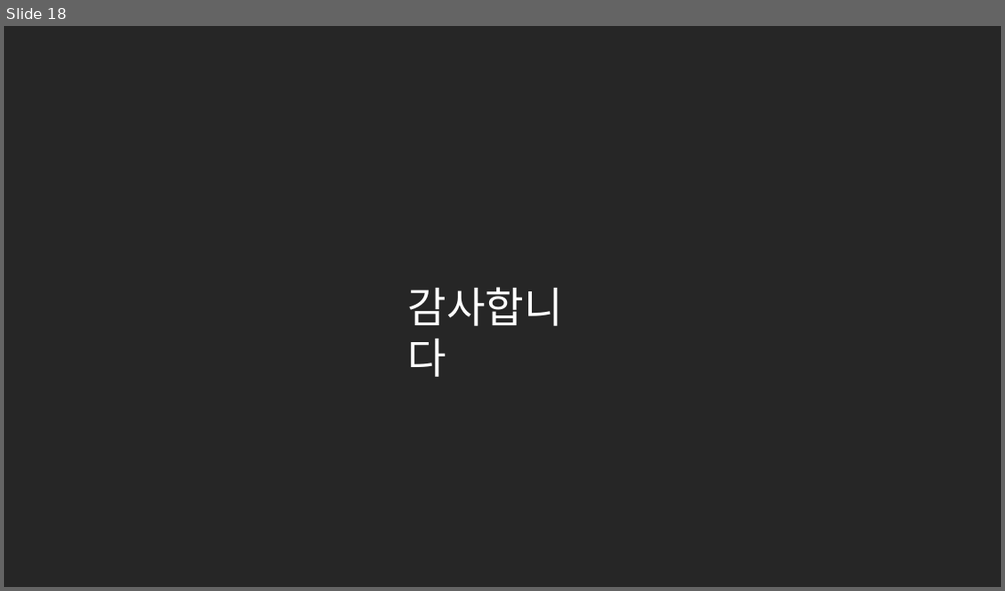
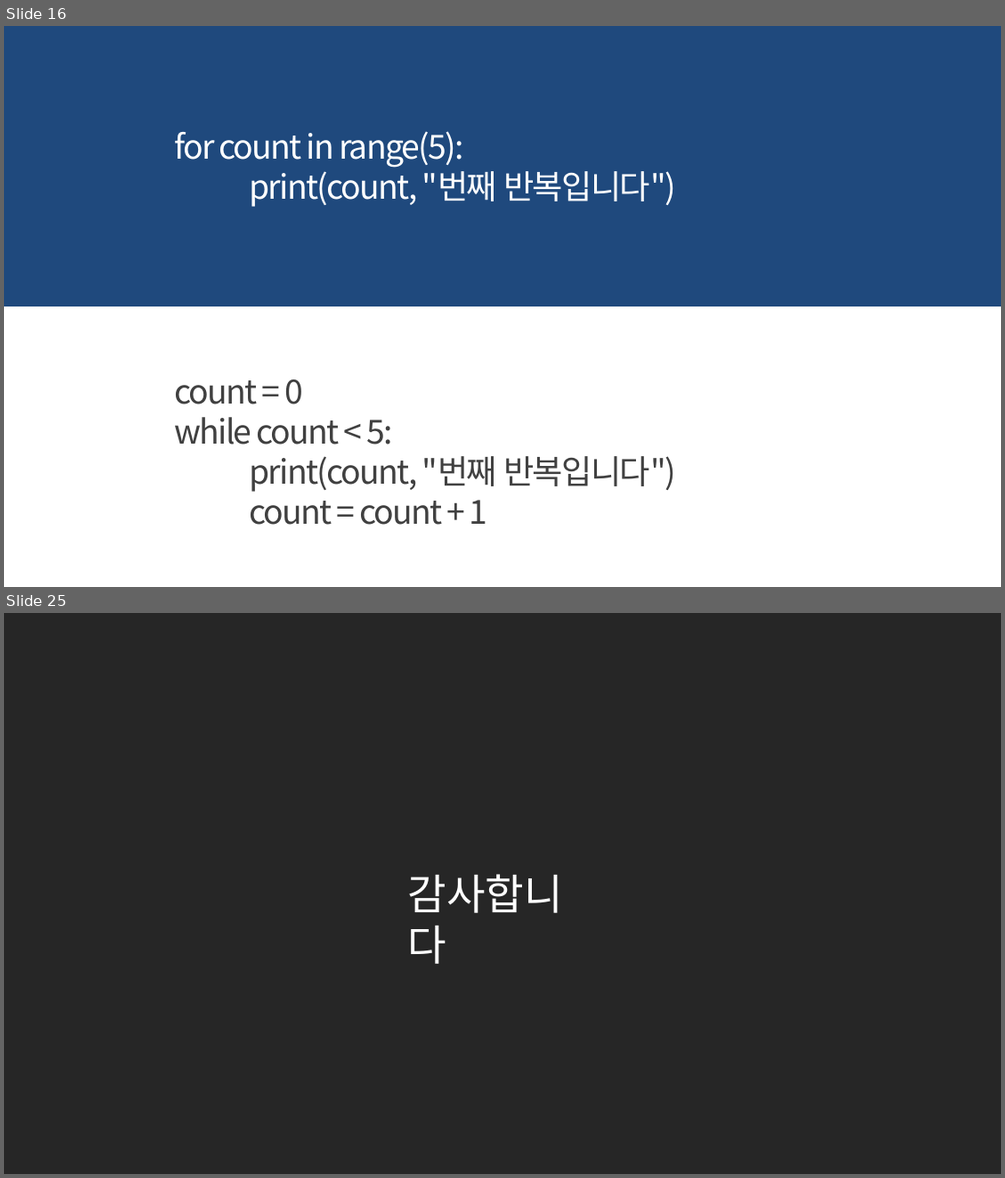
Before and after one commit to kwonkijun/python, a slide deck: 파이썬기초(PPT)/NEW_2021버전/파이썬 기초 8강_반복문.pptx. Shown one above the other, each under a label of ours: slide 18 before the commit, slides 16 and 25 after it; the slides between them are not shown. The pictures are 1005x591 and 1005x1178 pixels, drawn with LibreOffice and Linux fonts; fonts in the diff are those of the drawing. Boxes give left, top, right and bottom in pixels: in the first picture for what was removed or moved away, otherwise in the second. Text is boxed around its words. In the diff, an @@ line names an element or a change of style, - is before the commit and + after.

```diff
--- a/파이썬기초(PPT)/NEW_2021버전/파이썬 기초 8강_반복문.pptx
+++ b/파이썬기초(PPT)/NEW_2021버전/파이썬 기초 8강_반복문.pptx
@@ slide 16 added at box(4, 26, 1001, 587), background #FFFFFF @@
@@ rectangle added at box(4, 26, 1001, 306), fill #1F497D @@
@@ text added at box(174, 131, 676, 207), 32 pt, text #FFFFFF @@
+for count in range(5):
+print(count, "번째 반복입니다")
@@ text added at box(174, 379, 676, 524), 32 pt, text #404040 @@
+count = 0
+while count < 5:
+print(count, "번째 반복입니다")
+count = count + 1
@@ what was slide 18 is now slide 25 @@
```
Also in this commit, not shown: 22 other slides added, 16 slides removed, 6 other files.
